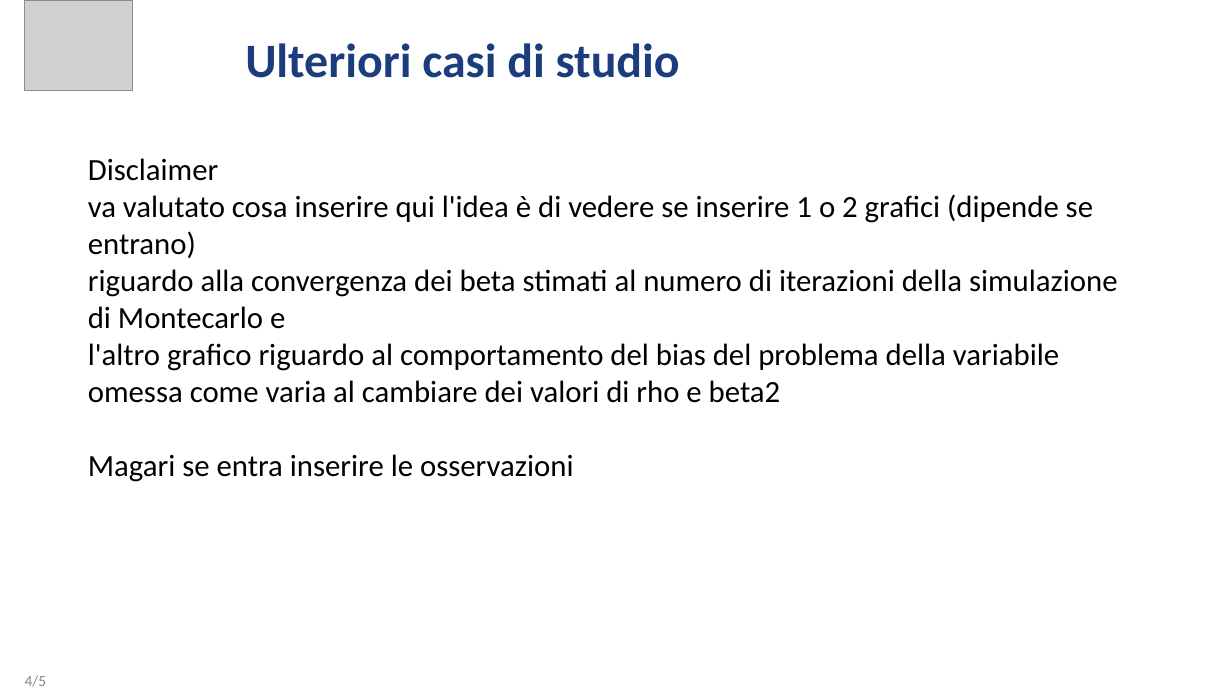
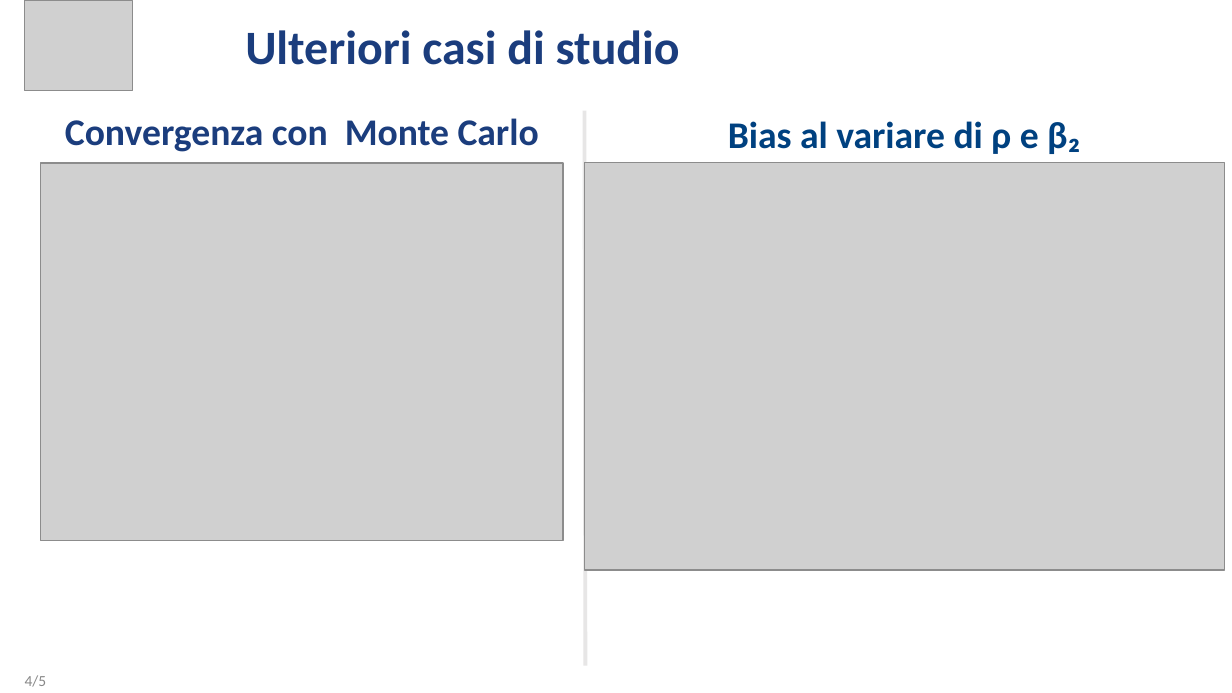
Before and after one commit to Eros-Pinzani/Statistical-Learning, a slide deck: slide 4 of Homework1/Presentazione_da_terminare.pptx. Drawn at 1232x693 pixels with LibreOffice and Linux fonts; fonts in the diff are those of the drawing; grey boxes stand for pictures. Boxes give left, top, right and bottom in pixels: in the first picture for what was removed or moved away, otherwise in the second. Text is boxed around its words. In the diff, an @@ line names an element or a change of style, - is before the commit and + after.

```diff
--- a/Homework1/Presentazione_da_terminare.pptx
+++ b/Homework1/Presentazione_da_terminare.pptx
@@ text "Ulteriori casi di studio": place and size @@
-text "Ulteriori casi di studio" at [245,43,680,78]
+text "Ulteriori casi di studio" at [245,30,680,65]
@@ text added at [65,118,539,152], 22 pt, text #1B3D7D, bold @@
+Convergenza con Monte Carlo
@@ line added from (584, 111) to (585, 665), #E7E6E6 2.25 pt @@
@@ text added at [728,121,1080,154], 22 pt, text #004180, bold @@
+Bias al variare di ρ e β₂
@@ picture added at [41,163,563,541] @@
@@ text removed at [88,158,1118,482] @@
-Disclaimer
-va valutato cosa inserire qui l'idea è di vedere se inserire 1 o 2 grafici (dipende se entrano)
-riguardo alla convergenza dei beta stimati al numero di iterazioni della simulazione di Montecarlo e
-l'altro grafico riguardo al comportamento del bias del problema della variabile omessa come varia al cambiare dei valori di rho e beta2
-Magari se entra inserire le osservazioni
@@ picture added at [585,163,1225,570] @@
```
Also in this commit, not shown: 2 other slides changed.
